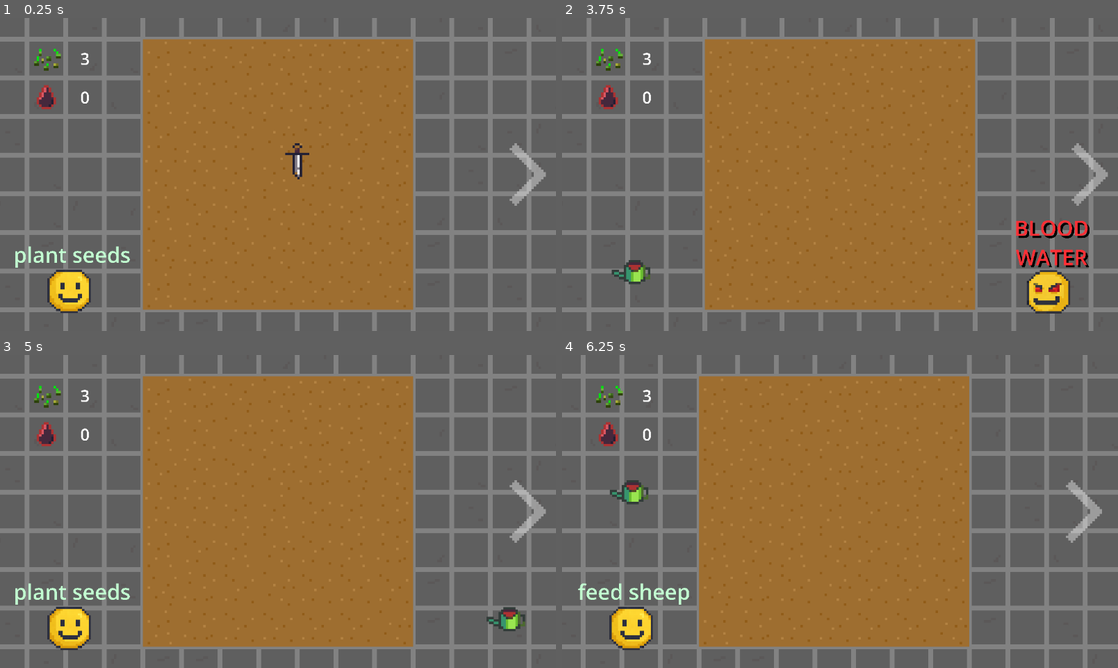
Above: before the commit, frames 1-4 (two rows, left to right).
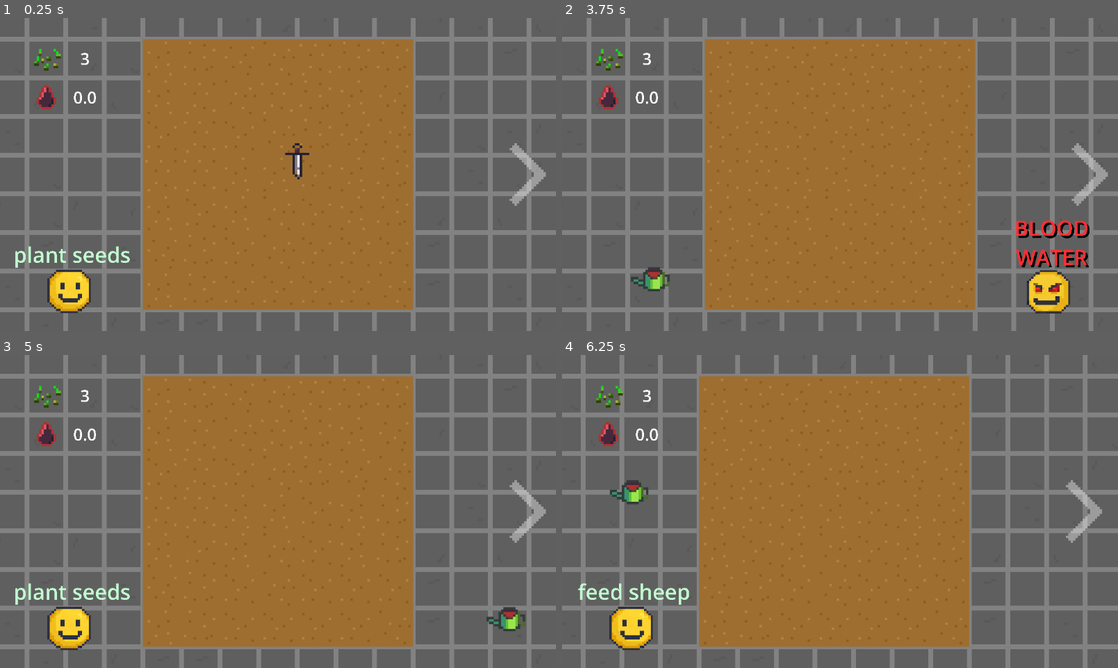
Above: after the commit, the same moments.

Repository: aeriab/giftjam_lebron
Game: Godot game, scene res://main/main.tscn
The game is run twice, just before and just after one commit, with the same random seed, the same clock (stepped at 60 frames per second) and the same inputs.
Inputs (mouse positions are in pixels of both pictures, inside the frame that each line leads up to):
- Up to frame 1 (0.25 s): no input
- Up to frame 2 (3.75 s): click (628, 290) at 0.5 s; click (1051, 293) at 1.25 s; click (1090, 174) at 2 s; click (628, 174) at 2.75 s; click (628, 290) at 3.5 s
- Up to frame 3 (5 s): click (489, 630) at 4.25 s
- Up to frame 4 (6.25 s): click (1090, 511) at 5 s; click (628, 511) at 5.75 s

The runs differ from the first frame. In frame 1, less than 0.1% of the frame differs, in the area x 13-18%, y 23-28%; in frame 2, 0.7%, in the area x 8-20%, y 23-88%; in frame 3, less than 0.1%; in frame 4, less than 0.1%.

Commit message:
BLOOD WATER starts and stops on float

Diff:
--- /dev/null
+++ b/UI/blood_meter_label.gd
@@ -0,0 +1,5 @@
+extends Label
+
+func _process(delta):
+	text = str(round(Global.blood * 10) / 10.0)
+	pass
--- a/UI/ui.tscn
+++ b/UI/ui.tscn
@@ -1,8 +1,9 @@
-[gd_scene load_steps=8 format=3 uid="uid://dohj4615xds12"]
+[gd_scene load_steps=9 format=3 uid="uid://dohj4615xds12"]
 
 [ext_resource type="Texture2D" uid="uid://c8nhbyjcdepui" path="res://assets/WheatSeeds.png" id="1_dajm1"]
 [ext_resource type="Script" uid="uid://b72uiamo8ij7e" path="res://UI/ui.gd" id="1_e6gg6"]
 [ext_resource type="Texture2D" uid="uid://bodyixjvwj0ki" path="res://assets/blood.png" id="2_e6gg6"]
+[ext_resource type="Script" uid="uid://bed8j2tw0fi8n" path="res://UI/blood_meter_label.gd" id="3_cbfhl"]
 [ext_resource type="Texture2D" uid="uid://bj4lwtspas2el" path="res://assets/Faces/HappyFace.png" id="4_hat8c"]
 [ext_resource type="Texture2D" uid="uid://x3b11fhwweog" path="res://assets/Faces/ClickedHappyFace (1).png" id="5_3sbvi"]
 [ext_resource type="Texture2D" uid="uid://bnpdqjfo4l76a" path="res://assets/Faces/EvilFace.png" id="5_nm1m0"]
@@ -54,6 +55,7 @@
 text = "0"
 horizontal_alignment = 1
 vertical_alignment = 1
+script = ExtResource("3_cbfhl")
 
 [node name="Blood" type="Sprite2D" parent="Blood"]
 z_index = 1
--- a/flower/blood.gd
+++ b/flower/blood.gd
@@ -18,7 +18,9 @@
 
 func _process(delta):
 	if being_hovered:
-		if mouse_pressed:
+		if mouse_pressed && Global.blood > 0.0:
+			Global.blood -= delta * 0.2
+			#print(Global.blood)
 			target_opacity = MAX_OPACITY
 			$"../GPUParticles2D".emitting = true
 			current_opacity = lerpf(current_opacity,target_opacity,FADE_IN_SPEED * delta)
@@ -46,7 +48,7 @@
 
 func _input(event: InputEvent) -> void:
 	if event is InputEventMouseButton and event.pressed and event.button_index == MOUSE_BUTTON_LEFT:
-		if Global.evil_mode:
+		if Global.evil_mode && Global.blood > 0.0:
 			mouse_pressed = true
 		else:
 			mouse_pressed = false
--- a/global.gd
+++ b/global.gd
@@ -1,6 +1,6 @@
 extends Node
 
-var blood: int = 0
+var blood: float = 0.0
 var seed: int = 3
 var any_seeds_planted: bool = false
 var any_seeds_ready: bool = false
--- a/main/bind_cursor.gd
+++ b/main/bind_cursor.gd
@@ -25,6 +25,8 @@
 		"water":
 			#position +=
 			sprite.texture = watercan
+			if Global.blood <= 0.0:
+				anim.play("RESET")
 			#print("HIDE")
 			#Input.set_mouse_mode(Input.MOUSE_MODE_HIDDEN)
 		"murder":
@@ -41,8 +43,8 @@
 				"dflt":
 					pass
 				"water":
-					#print("WATERING")
-					anim.play("water")
+					if Global.blood > 0.0:
+						anim.play("water")
 				"murder":
 					slashSFX.play()
 					anim.play("kill")
Not shown, added: UI/blood_meter_label.gd.uid
